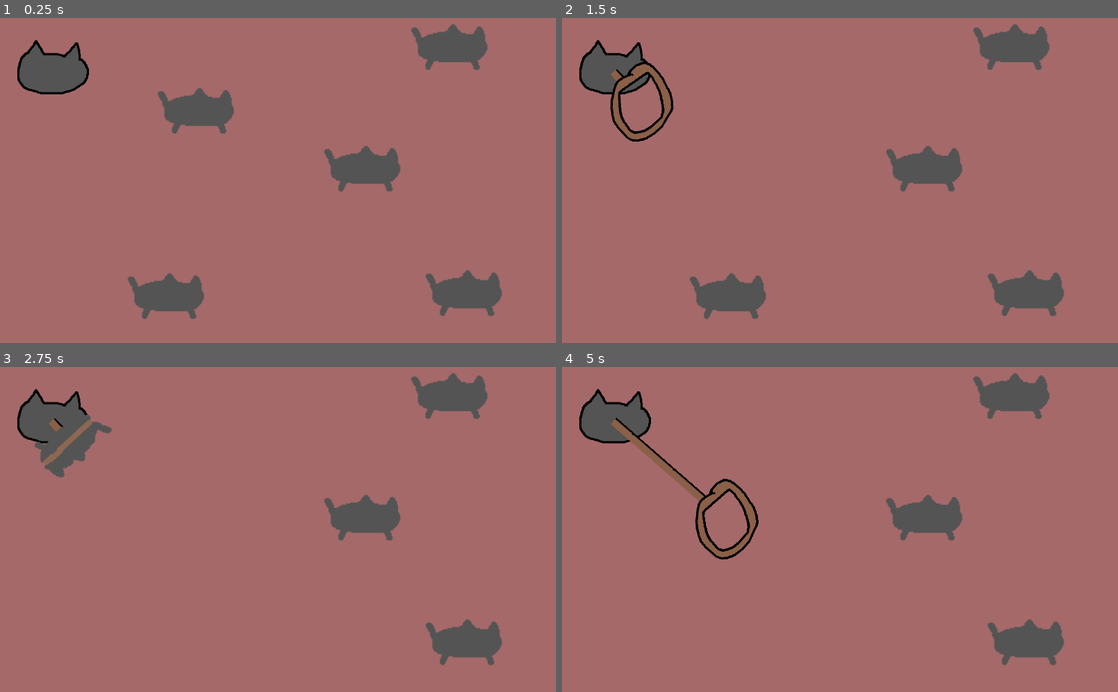
Above: before the commit, frames 1-4 (two rows, left to right).
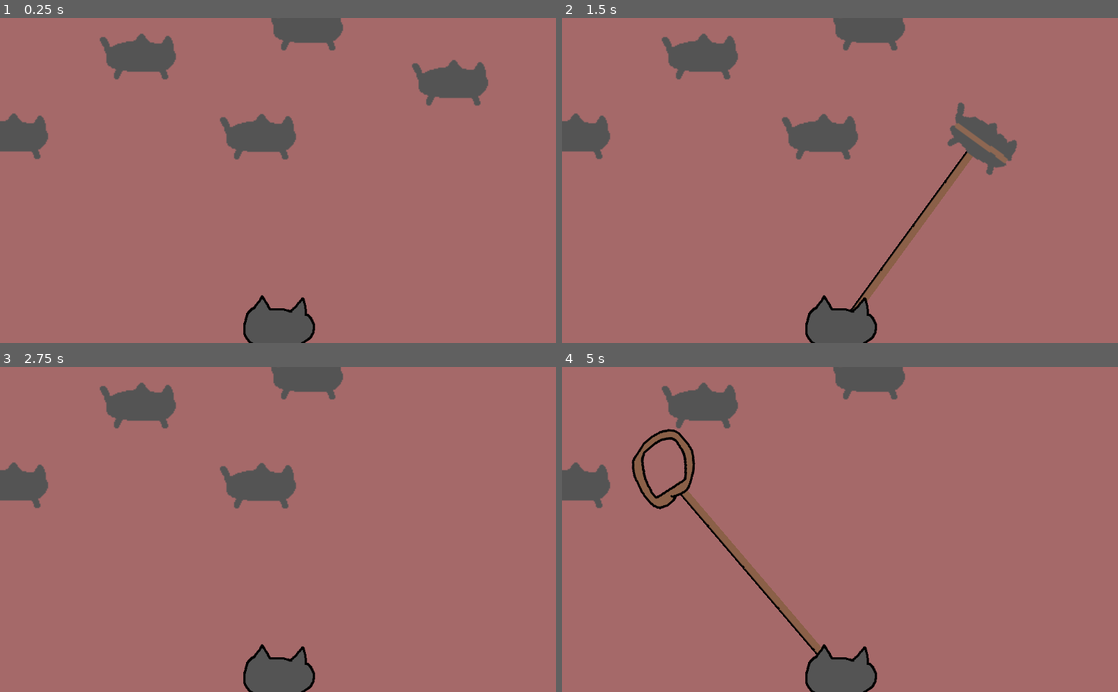
Above: after the commit, the same moments.

Repository: metcalf-putnam/purrposeful_jam_2020
Game: Godot game, scene res://root.tscn
The game is run twice, just before and just after one commit, with the same random seed, the same clock (stepped at 60 frames per second) and the same inputs. Sound files missing from this copy of the repository are replaced by a short silence.
Inputs (mouse positions are in pixels of both pictures, inside the frame that each line leads up to):
- Up to frame 1 (0.25 s): no input
- Up to frame 2 (1.5 s): tap Enter at 0.5 s; move the mouse to (962, 164) at 0.52 s; click (962, 164) at 0.67 s; move the mouse to (728, 196) at 1.27 s; click (728, 196) at 1.42 s
- Up to frame 3 (2.75 s): move the mouse to (333, 458) at 2.02 s; click (333, 458) at 2.17 s
- Up to frame 4 (5 s): move the mouse to (812, 594) at 2.77 s; click (812, 594) at 2.92 s; move the mouse to (1006, 578) at 3.52 s; click (1006, 578) at 3.67 s; move the mouse to (673, 480) at 4.27 s; click (673, 480) at 4.42 s

The runs differ from the first frame. In frame 1, 15% of the frame differs, in the area x 0-91%, y 0-100%; in frame 2, 15%; in frame 3, 12%; in frame 4, 13%.

Commit message:
lasso sound plus delayed retraction

Diff:
--- a/event_hub.gd
+++ b/event_hub.gd
@@ -1,3 +1,4 @@
 extends Node
 
 signal increment_kittens
+signal kitten_capture_complete
--- a/kitten/kitten.gd
+++ b/kitten/kitten.gd
@@ -11,7 +11,16 @@
 		body.lasso(self)
 
 
-
 func get_lassoed():
 	$Sprite.texture = load("res://prog_art/lassoed_kitten.png")
 	$Mew.play()
+
+
+func _on_VisibilityNotifier2D_screen_exited():
+	if caught:
+		return
+	queue_free()
+
+
+func _on_Mew_finished():
+	EventHub.emit_signal("kitten_capture_complete")
--- a/kitten/kitten.tscn
+++ b/kitten/kitten.tscn
@@ -25,4 +25,8 @@
 
 [node name="Mew" type="AudioStreamPlayer2D" parent="."]
 stream = ExtResource( 3 )
+
+[node name="VisibilityNotifier2D" type="VisibilityNotifier2D" parent="."]
 [connection signal="body_entered" from="." to="." method="_on_Kitten_body_entered"]
+[connection signal="finished" from="Mew" to="." method="_on_Mew_finished"]
+[connection signal="screen_exited" from="VisibilityNotifier2D" to="." method="_on_VisibilityNotifier2D_screen_exited"]
--- a/lasso/lasso.gd
+++ b/lasso/lasso.gd
@@ -5,7 +5,8 @@
 var tip := Vector2(0,0)
 var buffer_length := 15.0
 
-const SPEED = 10	# The speed with which the chain moves
+const SPEED = 14	# The speed with which the chain moves
+const RETRACTION_ADJUSTMENT = 0.75
 
 enum State{FLYING, HOOKED, INACTIVE, RETRACTING}
 var state = State.INACTIVE
@@ -18,15 +19,19 @@
 
 func _ready():
 	viewport = get_viewport_rect().size
+	EventHub.connect("kitten_capture_complete", self, "_on_kitten_capture_complete")
+
 
 # shoot() shoots the chain in a given direction
 func shoot(dir: Vector2) -> void:
 	if state != State.INACTIVE:
 		return
+	$Throw.play()
 	$Tip/Loop.visible = true
 	state = State.FLYING
 	tip = self.global_position
 	direction = dir.normalized()
+
 
 # release() the chain
 func release() -> void:
@@ -51,9 +56,10 @@
 	rope.position = tip_loc
 	rope.region_rect.size.y = tip_loc.length()
 	if tip_loc.length() < buffer_length and state != State.FLYING:
-		if state == State.HOOKED:
+		if lassoed_kitten:
 			emit_signal("kitten_detained", lassoed_kitten)
 			lassoed_kitten = null
+			$Tip.free_to_grab = true
 		release()
 
 
@@ -63,10 +69,8 @@
 		State.FLYING:
 		# `if move_and_collide()` always moves, but returns true if we did collide
 			$Tip.move_and_collide(direction * SPEED)
-		State.HOOKED:
-			$Tip.move_and_collide(-direction * SPEED)
 		State.RETRACTING:
-			$Tip.move_and_collide(-direction * SPEED)
+			$Tip.move_and_collide(-direction * SPEED * RETRACTION_ADJUSTMENT)
 
 	tip = $Tip.global_position	# set `tip` as starting position for next frame
 
@@ -75,3 +79,7 @@
 	lassoed_kitten = kitten
 	state = State.HOOKED
 	$Tip/Loop.visible = false
+
+
+func _on_kitten_capture_complete():
+	state = State.RETRACTING
--- a/lasso/lasso.tscn
+++ b/lasso/lasso.tscn
@@ -1,16 +1,16 @@
-[gd_scene load_steps=7 format=2]
+[gd_scene load_steps=8 format=2]
 
 [ext_resource path="res://prog_art/rope.png" type="Texture" id=1]
 [ext_resource path="res://prog_art/loop.png" type="Texture" id=2]
 [ext_resource path="res://lasso/lasso.gd" type="Script" id=3]
 [ext_resource path="res://prog_art/circle.png" type="Texture" id=4]
 [ext_resource path="res://lasso/tip.gd" type="Script" id=5]
+[ext_resource path="res://lasso/Lasso_Throw.wav" type="AudioStream" id=6]
 
 [sub_resource type="CircleShape2D" id=1]
 radius = 62.0081
 
 [node name="Lasso" type="Node2D"]
-z_index = 1
 script = ExtResource( 3 )
 
 [node name="Rope" type="Sprite" parent="."]
@@ -42,4 +42,9 @@
 visible = false
 scale = Vector2( 1.4, 1.4 )
 texture = ExtResource( 4 )
+
+[node name="Throw" type="AudioStreamPlayer" parent="."]
+stream = ExtResource( 6 )
+
+[node name="Swing" type="AudioStreamPlayer" parent="."]
 [connection signal="caught_kitten" from="Tip" to="." method="_on_Tip_caught_kitten"]
--- a/lasso/tip.gd
+++ b/lasso/tip.gd
@@ -6,7 +6,7 @@
 func lasso(kitten : Area2D):
 	if !free_to_grab:
 		return
-	free_to_grab = true
+	free_to_grab = false
 	emit_signal("caught_kitten", kitten)
 	kitten.get_parent().call_deferred("remove_child", kitten)
 	call_deferred("add_child", kitten)
--- a/player/player.tscn
+++ b/player/player.tscn
@@ -11,6 +11,8 @@
 [node name="Player" type="KinematicBody2D"]
 script = ExtResource( 2 )
 
+[node name="Lasso" parent="." instance=ExtResource( 3 )]
+
 [node name="Sprite" type="Sprite" parent="."]
 texture = ExtResource( 1 )
 
@@ -18,6 +20,4 @@
 position = Vector2( -2.51984, -4.40974 )
 rotation = 1.5708
 shape = SubResource( 1 )
-
-[node name="Lasso" parent="." instance=ExtResource( 3 )]
 [connection signal="kitten_detained" from="Lasso" to="." method="_on_Lasso_kitten_detained"]
--- a/root.tscn
+++ b/root.tscn
@@ -15,24 +15,24 @@
 }
 
 [node name="Player" parent="." instance=ExtResource( 1 )]
-position = Vector2( 98.7784, 102.782 )
+position = Vector2( 515.248, 573.98 )
 
 [node name="Kitten" parent="." instance=ExtResource( 2 )]
-position = Vector2( 668.174, 276.179 )
+position = Vector2( 562.722, 15.8852 )
 scale = Vector2( 2, 2 )
 
 [node name="Kitten2" parent="." instance=ExtResource( 2 )]
-position = Vector2( 828.536, 51.6725 )
+position = Vector2( 476.138, 217.193 )
 scale = Vector2( 2, 2 )
 
 [node name="Kitten3" parent="." instance=ExtResource( 2 )]
-position = Vector2( 306.469, 511.376 )
+position = Vector2( 19.4785, 216.376 )
 scale = Vector2( 2, 2 )
 
 [node name="Kitten4" parent="." instance=ExtResource( 2 )]
-position = Vector2( 361.705, 169.271 )
+position = Vector2( 254.918, 69.158 )
 scale = Vector2( 2, 2 )
 
 [node name="Kitten5" parent="." instance=ExtResource( 2 )]
-position = Vector2( 855.263, 506.031 )
+position = Vector2( 829.901, 117.593 )
 scale = Vector2( 2, 2 )
Not shown, added: lasso/Lasso_Throw.wav.import
Not shown, added: lasso/Lasso_Throw_short.wav.import
Not shown, added: lasso/Lasso_Throw.wav
Not shown, added: lasso/Lasso_Throw_short.wav
Not shown, changed: out/index.pck
